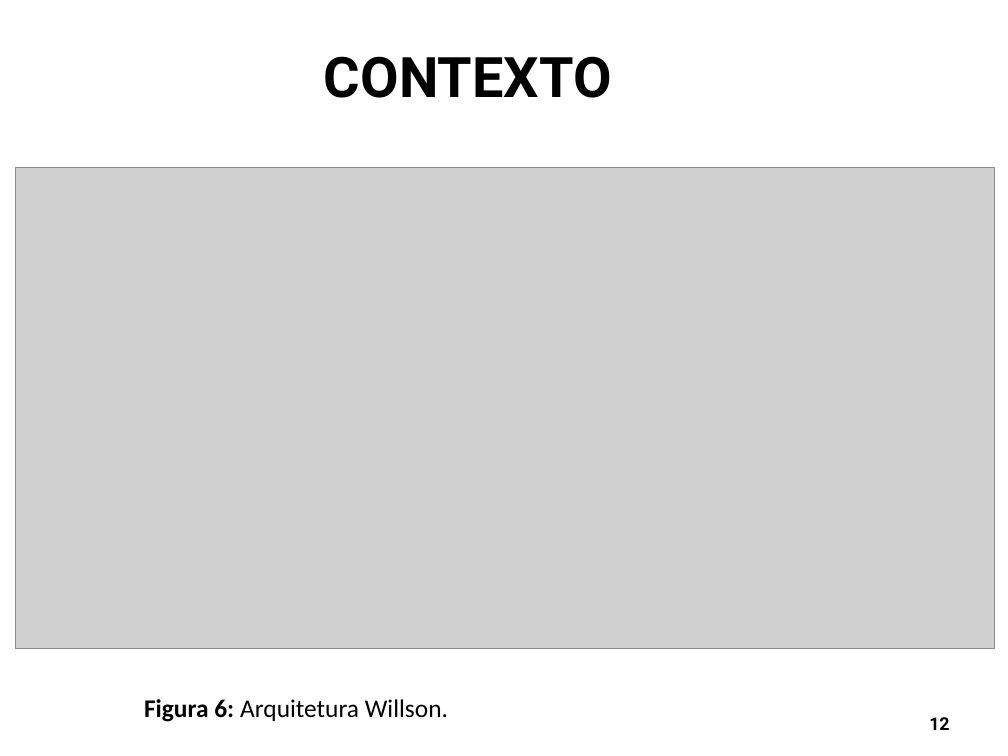
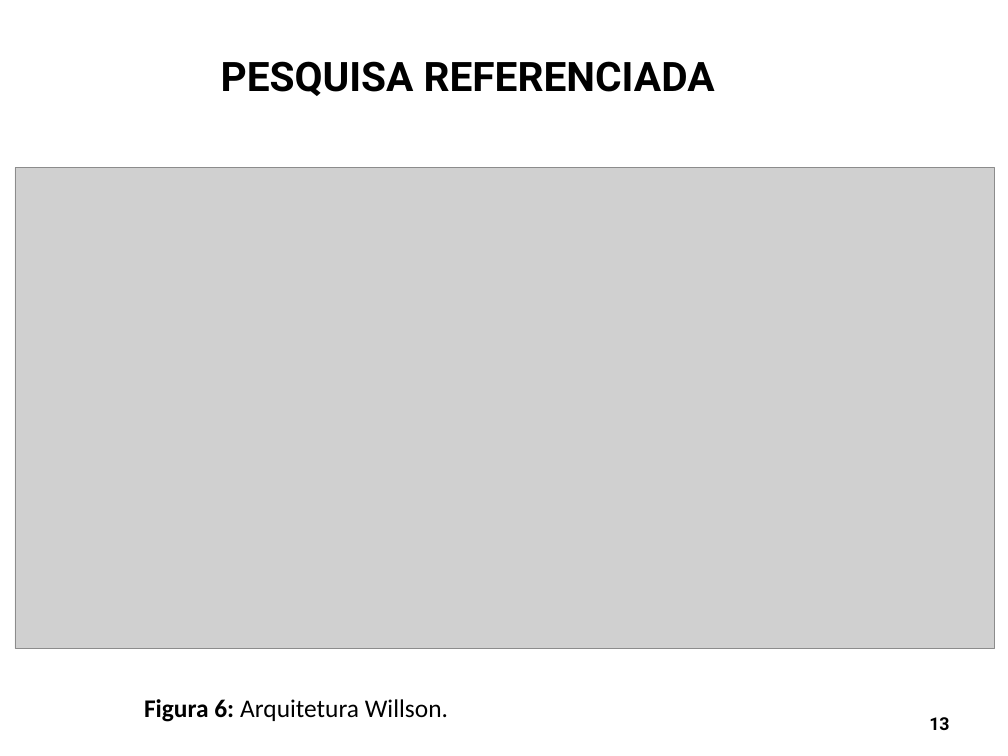
Before and after one commit to Schweigert/TCC, a slide deck: slide 13 of tcc/Apresentacao/apresentacao_tcc1.odp (slide 12 before the commit). Drawn at 1008x756 pixels with LibreOffice and Linux fonts; fonts in the diff are those of the drawing; grey boxes stand for pictures; background and template pictures are left out. Boxes give left, top, right and bottom in pixels: in the first picture for what was removed or moved away, otherwise in the second. Text is boxed around its words. In the diff, an @@ line names an element or a change of style, - is before the commit and + after.

```diff
--- a/tcc/Apresentacao/apresentacao_tcc1.odp
+++ b/tcc/Apresentacao/apresentacao_tcc1.odp
@@ title at box(221, 61, 715, 96): text changed; size 44 to 32 pt @@
-CONTEXTO
+PESQUISA REFERENCIADA
@@ page number at box(929, 717, 949, 730): text changed @@
-12
+13
```
Also in this commit, not shown: 17 other slides changed, 3 slides removed, 4 other files.
